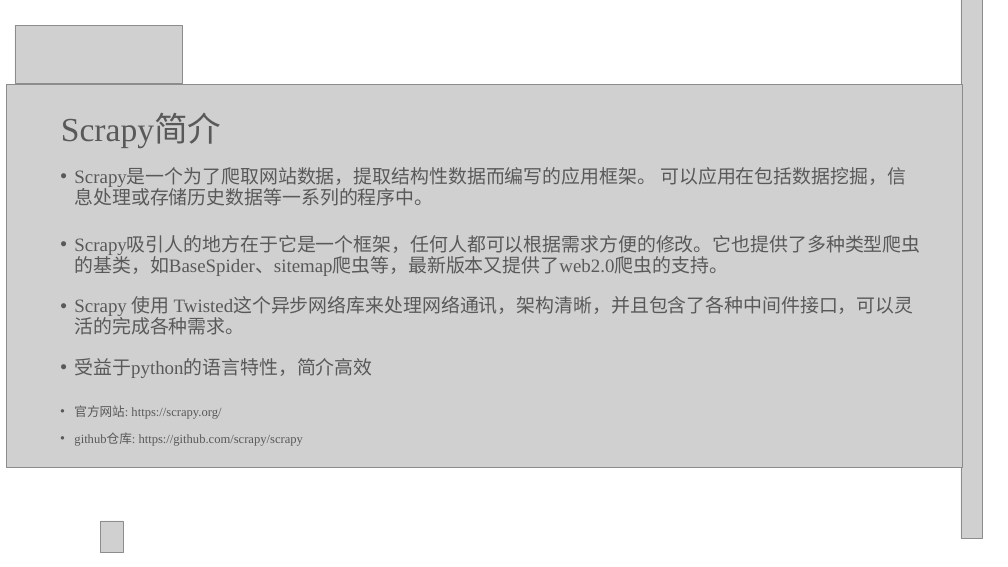
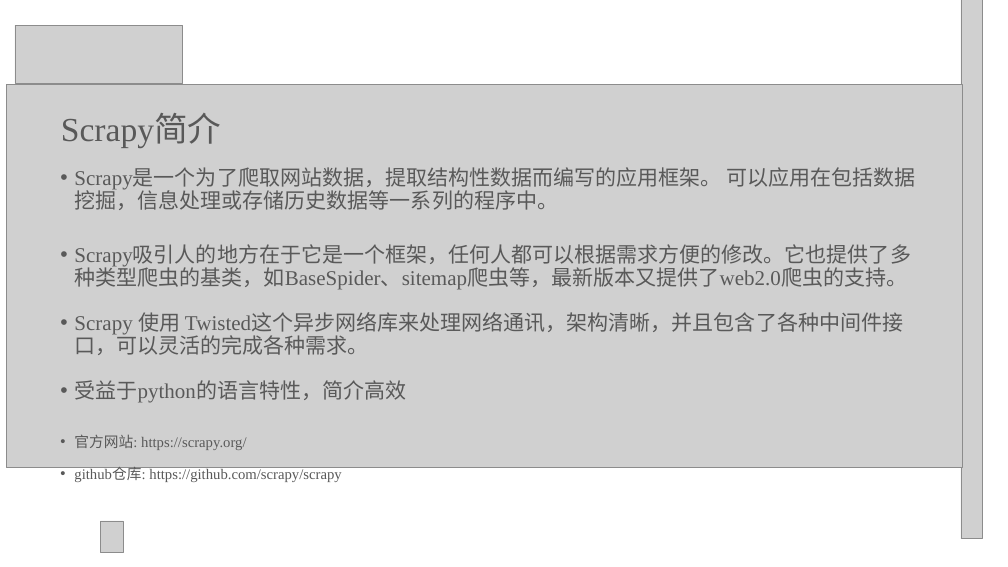
Before and after one commit to bhsei/17TeamC, a slide deck: slide 6 of 3.项目ppt/软件项目计划.ppt. Drawn at 1008x567 pixels with LibreOffice and Linux fonts; fonts in the diff are those of the drawing; grey boxes stand for pictures; background and template pictures are left out. Boxes give left, top, right and bottom in pixels: in the first picture for what was removed or moved away, otherwise in the second. Text is boxed around its words. In the diff, an @@ line names an element or a change of style, - is before the commit and + after.

Commit message:
修改
根据评审意见进行字体的修改

```diff
--- a/3.项目ppt/软件项目计划.ppt
+++ b/3.项目ppt/软件项目计划.ppt
@@ text "Scrapy是一个为了爬取网站数据，提取结构性数据而编写的应用框架。 可以应用在包括数据挖掘，信息处理或存储历史数据等一 ..." at [74,167,915,482]: size 18 to 20 pt in "Scrapy是一个为了爬取网站数据，提取结构性数据而编写的应用框架。 可以应用在包括数据挖掘，信息处理或存储历史数据等一 ...", "Scrapy吸引人的地方在于它是一个框架，任何人都可以根据需求方便的修改。它也提供了多种类型爬虫的基类，如BaseSpi ...", "Scrapy 使用 Twisted这个异步网络库来处理网络通讯，架构清晰，并且包含了各种中间件接口，可以灵活的完成各种需 ...", "受益于python的语言特性，简介高效"; size 12 to 14 pt in "官方网站: https://scrapy.org/", "github仓库: https://github.com/scrapy/scrapy" @@
```
Also in this commit, not shown: 5 other slides changed.
